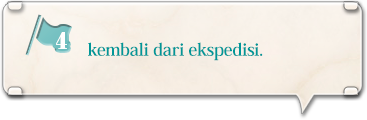
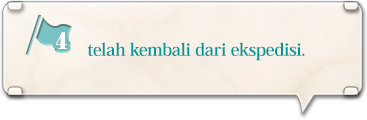
Layers edited between the first and the second 367 × 120 image:
renamed "kembali dari ekspedisi." to "telah kembali dari ekspedisi.", painted on it over left=87, top=42, right=305, bottom=61
